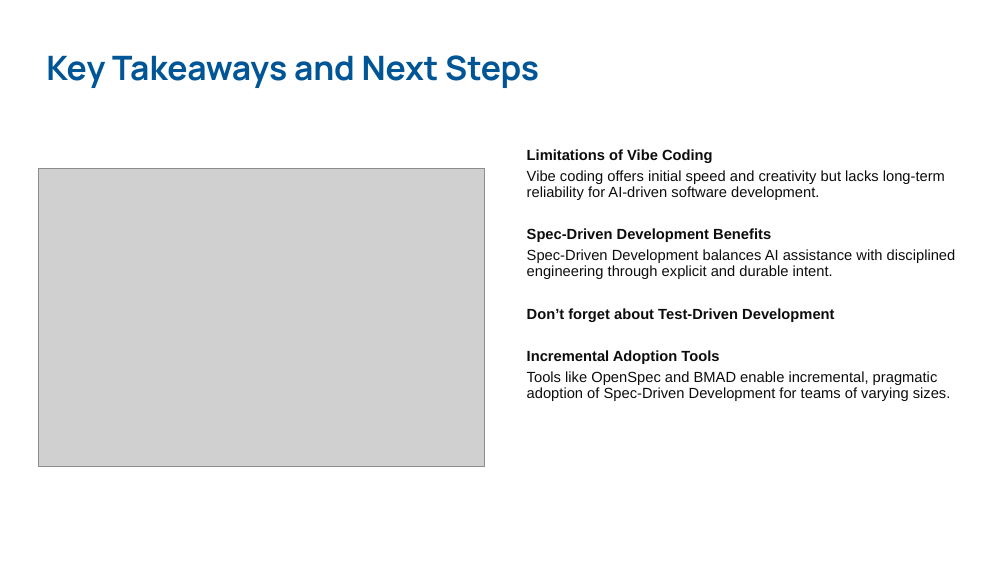
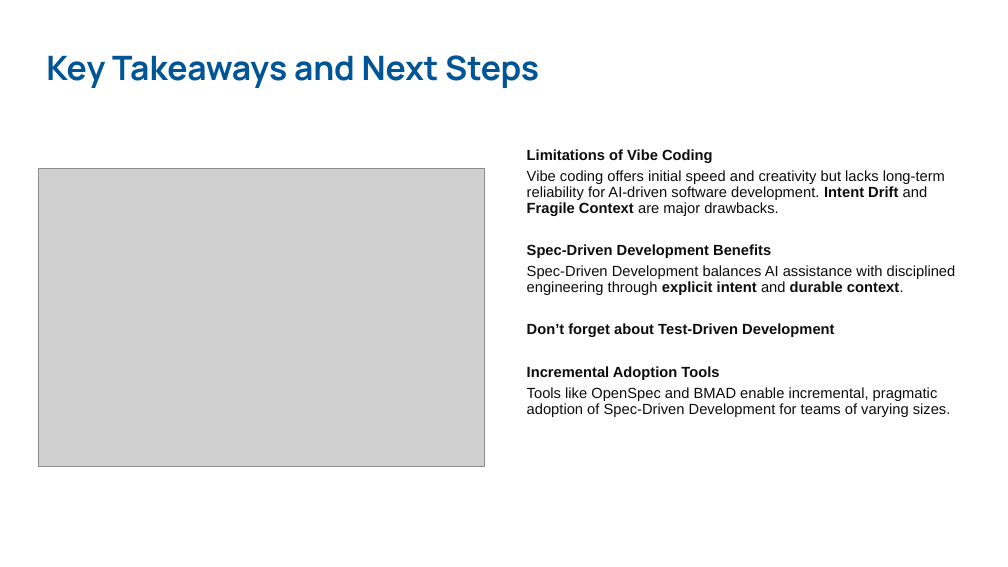
Before and after one commit to improving/ai-sdd-openspec-workshop, a slide deck: slide 13 of presentation/AI-Spec-Driven-Development-for-Devs.pptx. Drawn at 1008x567 pixels with LibreOffice and Linux fonts; fonts in the diff are those of the drawing; grey boxes stand for pictures; background and template pictures are left out. Boxes give left, top, right and bottom in pixels: in the first picture for what was removed or moved away, otherwise in the second. Text is boxed around its words. In the diff, an @@ line names an element or a change of style, - is before the commit and + after.

Commit message:
Updated slides

```diff
--- a/presentation/AI-Spec-Driven-Development-for-Devs.pptx
+++ b/presentation/AI-Spec-Driven-Development-for-Devs.pptx
@@ text at box(527, 170, 945, 216): text changed @@
-  Vibe coding offers initial speed and creativity but lacks long-term reliability for AI-driven software development.
+  Vibe coding offers initial speed and creativity but lacks long-term reliability for AI-driven software development. Intent Drift and Fragile Context are major drawbacks.
@@ text at box(527, 265, 956, 295): text changed @@
-  Spec-Driven Development balances AI assistance with disciplined engineering through explicit and durable intent.
+  Spec-Driven Development balances AI assistance with disciplined engineering through explicit intent and durable context.
```
Also in this commit, not shown: 1 other slide changed.
